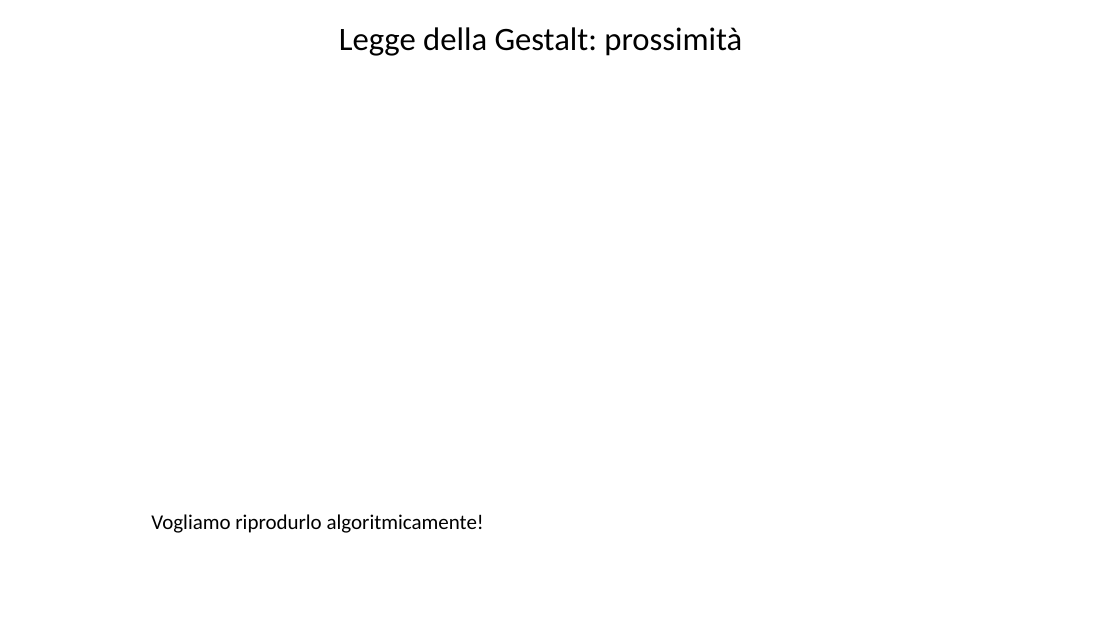
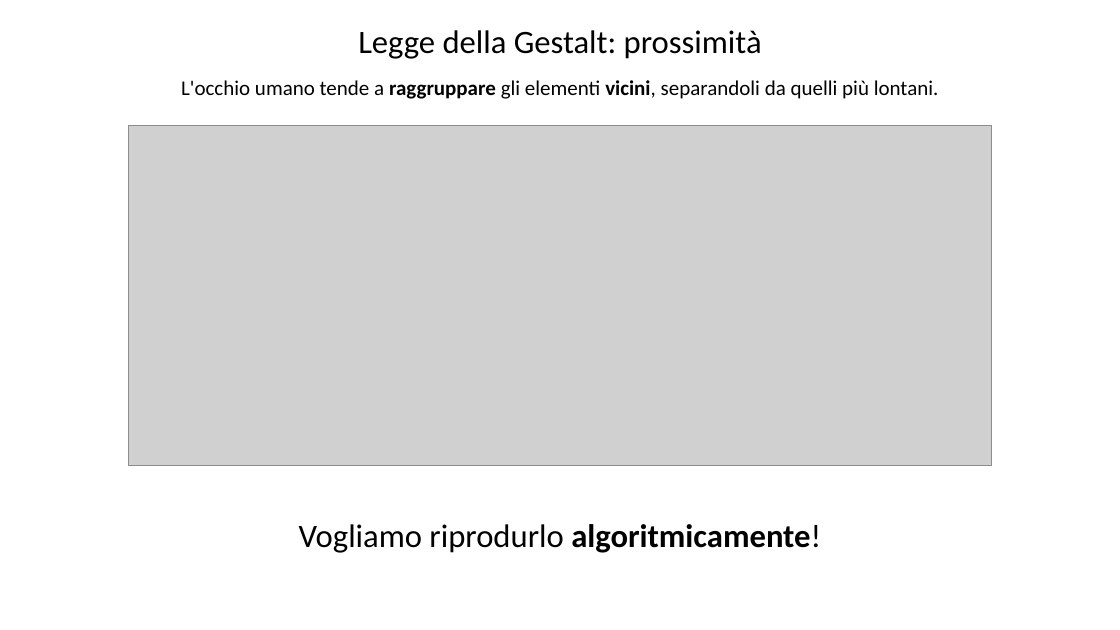
Before and after one commit to Teolul/Dot_Patterns_Perceptual_Grouping_RDG_vs_K-means, a slide deck: slide 4 of presentation.pptx (slide 3 before the commit). Drawn at 1120x630 pixels with LibreOffice and Linux fonts; fonts in the diff are those of the drawing; grey boxes stand for pictures; background and template pictures are left out. Boxes give left, top, right and bottom in pixels: in the first picture for what was removed or moved away, otherwise in the second. Text is boxed around its words. In the diff, an @@ line names an element or a change of style, - is before the commit and + after.

```diff
--- a/presentation.pptx
+++ b/presentation.pptx
@@ text "Legge della Gestalt: prossimità": place and size @@
-text "Legge della Gestalt: prossimità" at bbox=[339, 27, 742, 56]
+text "Legge della Gestalt: prossimità" at bbox=[358, 30, 762, 59]
@@ text "Legge della Gestalt: prossimità" at bbox=[358, 30, 762, 59]: alignment left to centre @@
@@ text added at bbox=[181, 80, 939, 99], 18 pt, text #000000 @@
+L'occhio umano tende a raggruppare gli elementi vicini, separandoli da quelli più lontani.
@@ picture added at bbox=[129, 125, 991, 465] @@
@@ text "Vogliamo riprodurlo algoritmicamente!": place and size @@
-text "Vogliamo riprodurlo algoritmicamente!" at bbox=[151, 514, 484, 533]
+text "Vogliamo riprodurlo algoritmicamente!" at bbox=[299, 524, 821, 553]
@@ text "Vogliamo riprodurlo algoritmicamente!" at bbox=[299, 524, 821, 553]: size 18 to 28 pt; bold on in "algoritmicamente!" @@
```
Also in this commit, not shown: 7 other slides changed, 5 slides added, 1 slide removed, 5 other files.
